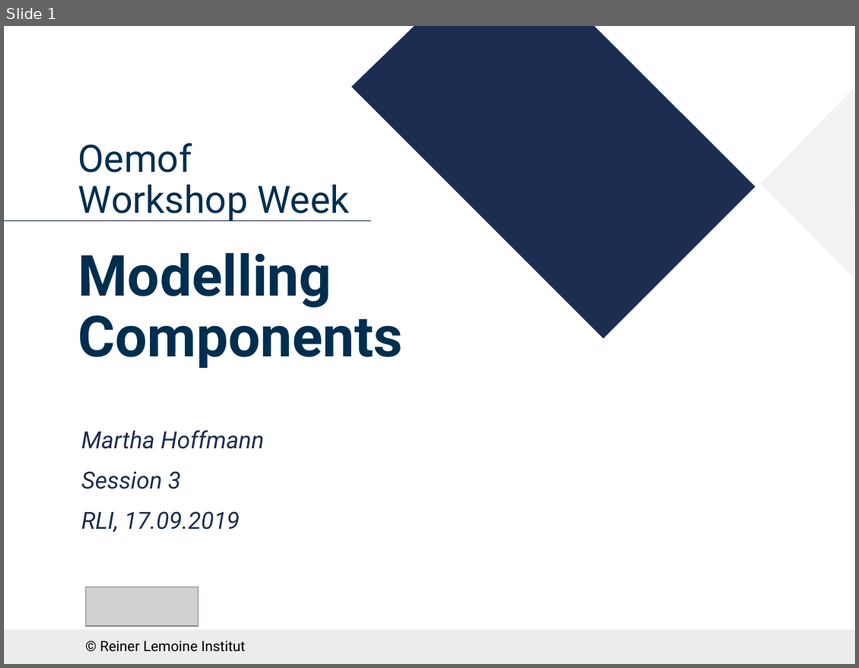
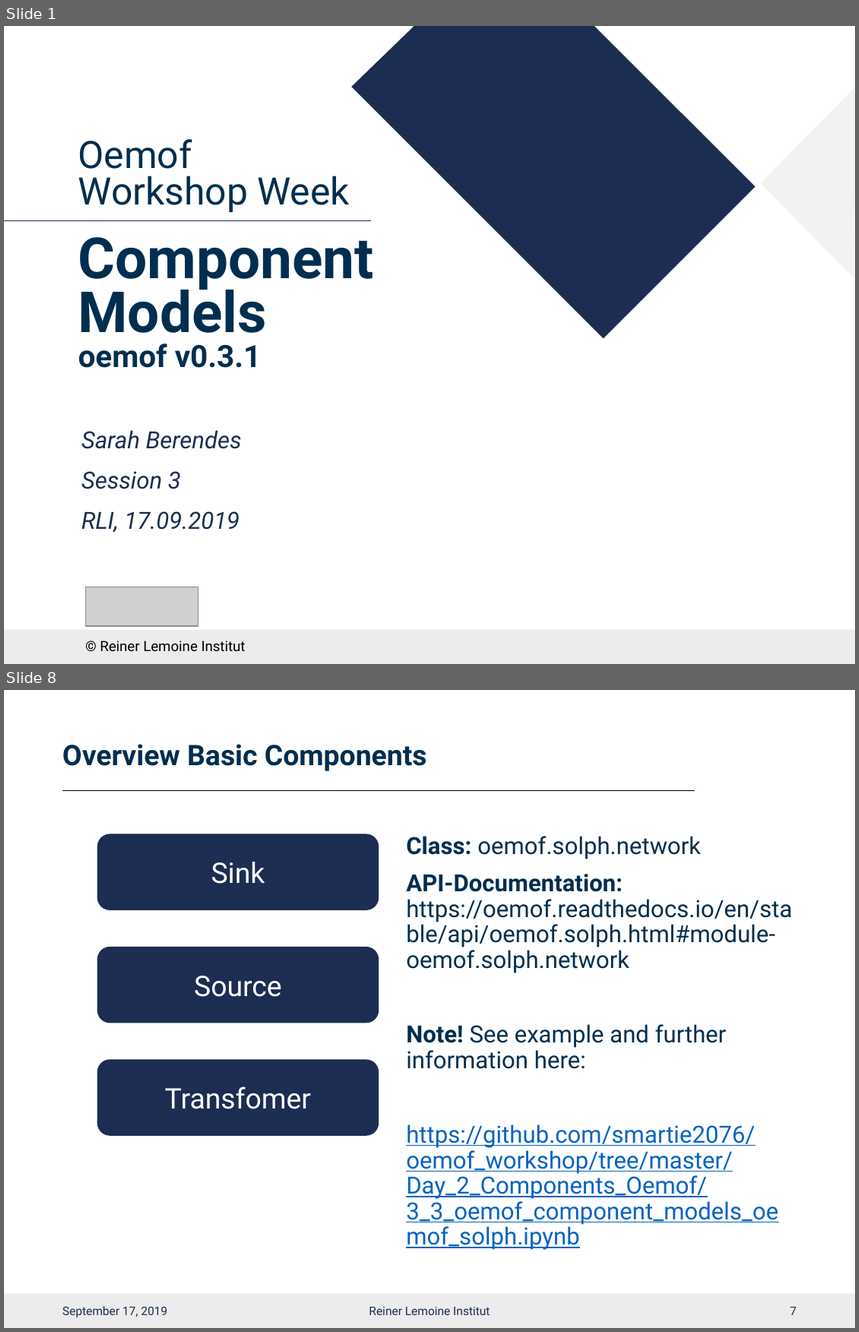
Before and after one commit to smartie2076/oemof_workshop, a slide deck: Oemof_Workshop_05_Components.pptx. Shown one above the other, each under a label of ours: slide 1 before the commit, slides 1 and 8 after it; the slides between them are not shown. The pictures are 859x668 and 859x1332 pixels, drawn with LibreOffice and Linux fonts; fonts in the diff are those of the drawing; grey boxes stand for pictures; background and template pictures are left out. Boxes give left, top, right and bottom in pixels: in the first picture for what was removed or moved away, otherwise in the second. Text is boxed around its words. In the diff, an @@ line names an element or a change of style, - is before the commit and + after.

Commit message:
model_components workshop material is uploaded

```diff
--- a/Oemof_Workshop_05_Components.pptx
+++ b/Oemof_Workshop_05_Components.pptx
@@ slide 8 added at [4,690,855,1328], background #FFFFFF; not listed: 1 template element that a slide beside it also shows @@
@@ title added at [63,744,427,771], 24 pt, text #002E4F, bold @@
+Overview Basic Components
@@ line added from (63, 790) to (694, 790), #000000 0.5 pt @@
@@ rounded rectangle added at [97,834,379,910], fill #1C2D51, 24 pt, text #FFFFFF @@
+Sink
@@ text added at [406,836,792,1250], 20 pt, text #002E4F @@
+Class: oemof.solph.network
+API-Documentation: https://oemof.readthedocs.io/en/stable/api/oemof.solph.html#module-oemof.solph.network
+Note! See example and further information here:
+https://github.com/smartie2076/oemof_workshop/tree/master/Day_2_Components_Oemof/3_3_oemof_component_models_oemof_solph.ipynb
@@ rounded rectangle added at [97,947,379,1024], fill #1C2D51, 24 pt, text #FFFFFF @@
+Source
@@ rounded rectangle added at [97,1059,379,1136], fill #1C2D51, 24 pt, text #FFFFFF @@
+Transfomer
@@ text added at [63,1306,167,1318], 10 pt, text #1C2D51 @@
+September 17, 2019
@@ text added at [369,1307,490,1315], 10 pt, text #1C2D51 @@
+Reiner Lemoine Institut
@@ page number added at [790,1307,797,1315], 10 pt, text #1C2D51 @@
+7
@@ slide 1 changed as well @@
@@ text at [78,139,374,368]: text changed; size 48 to 32 pt @@
-Oemof
-Workshop Week
-Modelling Components
+Oemof
+Workshop Week
+Component Models
+oemof v0.3.1
@@ subtitle at [82,430,242,449]: text changed @@
-Martha Hoffmann
+Sarah Berendes
```
Also in this commit, not shown: 2 other slides changed, 18 other slides added, 3 slides removed, 5 other files.
